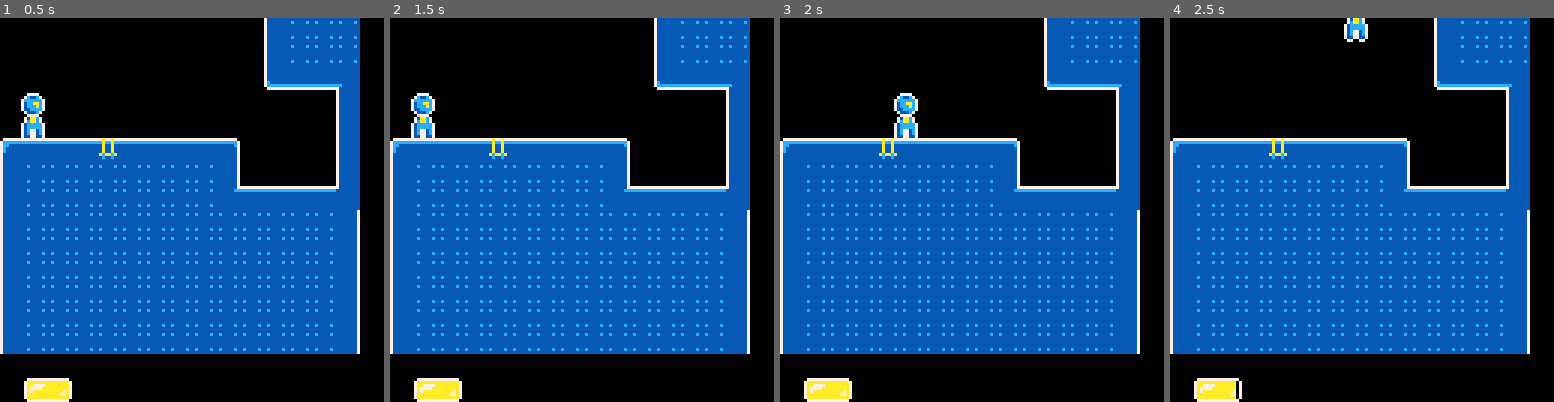
Above: before the commit, frames 1-4 (left to right).
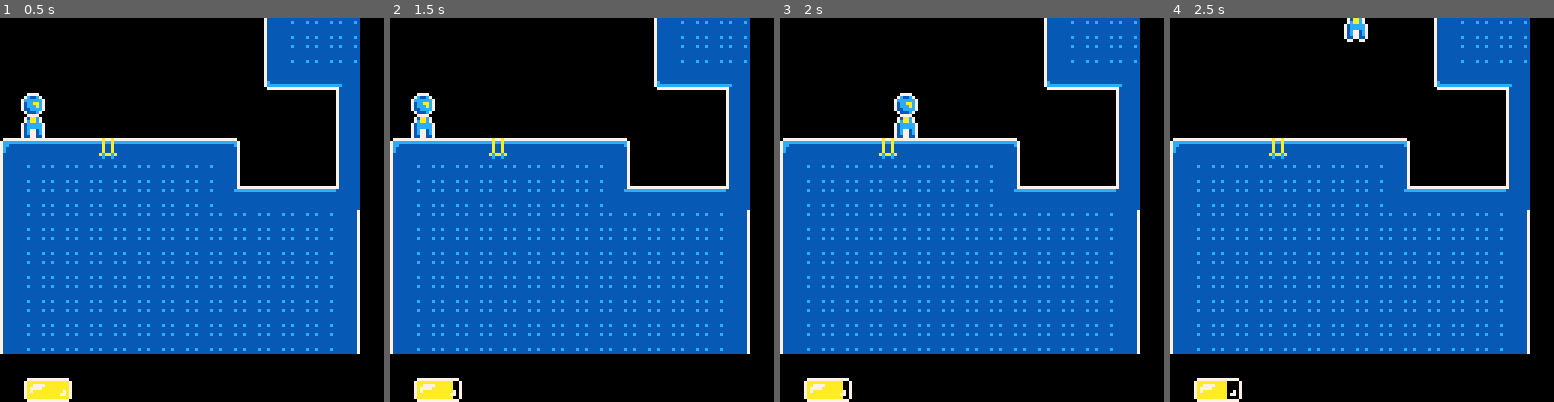
Above: after the commit, the same moments.

Repository: m-r-hunt/Pico-8-Carts
Game: PICO-8 cartridge mj73/mj73.p8
The game is run twice, just before and just after one commit, with the same random seed, the same clock (stepped at 60 frames per second) and the same inputs.
Inputs:
- Up to frame 1 (0.5 s): no input
- Up to frame 2 (1.5 s): no input
- Up to frame 3 (2 s): hold Right from 1.6 s (still down)
- Up to frame 4 (2.5 s): release Right at 2.1 s; hold Up 2.15-2.42 s; hold Right from 2.47 s (still down)

Frame 1 is identical in both runs. In frame 2, less than 0.1% of the frame differs, in the area x 16-18%, y 94-100%; in frame 3, less than 0.1%; in frame 4, less than 0.1%, in the area x 14-18%, y 94-100%.

Commit message:
More work on energy, some sound stuff

Diff:
--- a/mj73/mj73.lua
+++ b/mj73/mj73.lua
@@ -56,14 +56,17 @@
 	states[current_state]:draw()
 end
 
-function _init()
-	--palette setup (persistence enabled)
+function setup_palette()
+	pal()
 	poke(0x5f2e,1)
 	pal(1,140,1)
 	pal(2,12,1)
 	pal(3,7,1)
 	pal(4,10,1)
-
+end
+
+function _init()
+	setup_palette()
 	states[current_state]:enter()
 end
 
@@ -141,6 +144,10 @@
 	oy=-2/8,
 	ox=-1/8,
 	flipx=false,
+	on_ground=false,
+
+	reset_point_x=1,
+	reset_point_y=0,
 
 	energy=15,
 	max_energy=15,
@@ -153,7 +160,7 @@
 end
 function player:update()
 	self.dy+=1/8
-	local energy_used=0.01
+	local energy_used=0.05
 	if btn(0) then
 		self.dx+=-0.1
 		self.flipx=true
@@ -169,21 +176,36 @@
 			self.dx+=-0.05*sgn(self.dx)
 		end
 	end
-	if btnp(2) then
+	if self.on_ground and btnp(2) then
 		self.dy=-1
 		energy_used=0.5
 	end
 	self.dx=mid(-3/8,self.dx,3/8)
 	self.dy=mid(-1,self.dy,1)
-	local on_ground=simulate_actor(self)
+	self.on_ground=simulate_actor(self)
 	local below_tile=mget(self.x+self.w/2,flr(self.y+self.h)+1)
-	if on_ground and fget(below_tile,1) then
+	if self.on_ground and fget(below_tile,1) then
 		self.energy+=0.2
 		self.energy=min(self.energy,self.max_energy)
+		self.reset_point_x=flr(self.x+self.w/2)
+		self.reset_point_y=flr(self.y)
+		if stat(19)~=2 then
+			sfx(2,3)
+		end
 	else
 		self.energy-=energy_used
-	end
-end
+		sfx(2,-2)
+	end
+end
+
+function player:reset()
+	self.x=self.reset_point_x
+	self.y=self.reset_point_y
+	self.dx=0
+	self.dy=0
+	self.energy=self.max_energy
+end
+
 function player:draw()
 	self.anim:draw(self.x+self.ox,self.y+self.oy,self.flipx)
 	--rectfill((self.x)*8,(self.y)*8,(self.x+self.w)*8,(self.y+self.h)*8,8)
@@ -224,12 +246,41 @@
 		for actor in all(actors) do
 			actor:update()
 		end
+		if the_player.energy<0 then
+			the_player.energy=0
+			emit("died")
+		end
 	end,
 	draw=function(self)
 		draw_world()
 		draw_power_bar()
 	end,
-	transitions={}
+	transitions={
+		died="dying",
+		gamewon="gamewon",
+	}
+}
+
+state{
+	name="dying",
+	enter=function(self)
+		self.t=0
+		pal(4,0)
+		sfx(1)
+	end,
+	update=function(self)
+		self.t+=1
+		if self.t>=60 then
+			the_player:reset()
+			setup_palette()
+			emit("finished")
+		end
+	end,
+	draw=function(self)
+		draw_world()
+		draw_power_bar()
+	end,
+	transitions={finished="playing"}
 }
 
 function draw_world()
Not shown, changed: the sound effects (__sfx__) section of mj73/mj73.p8
